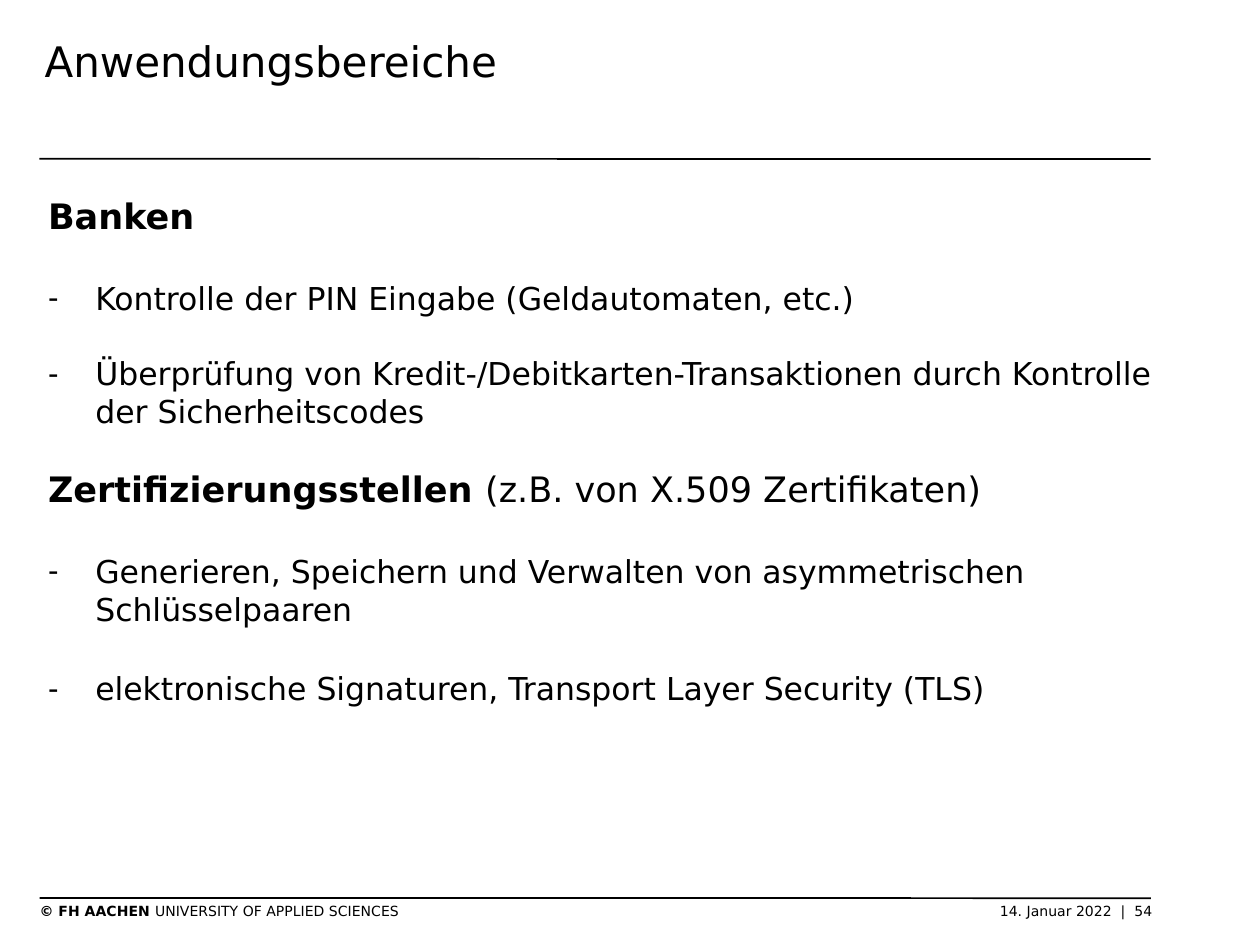
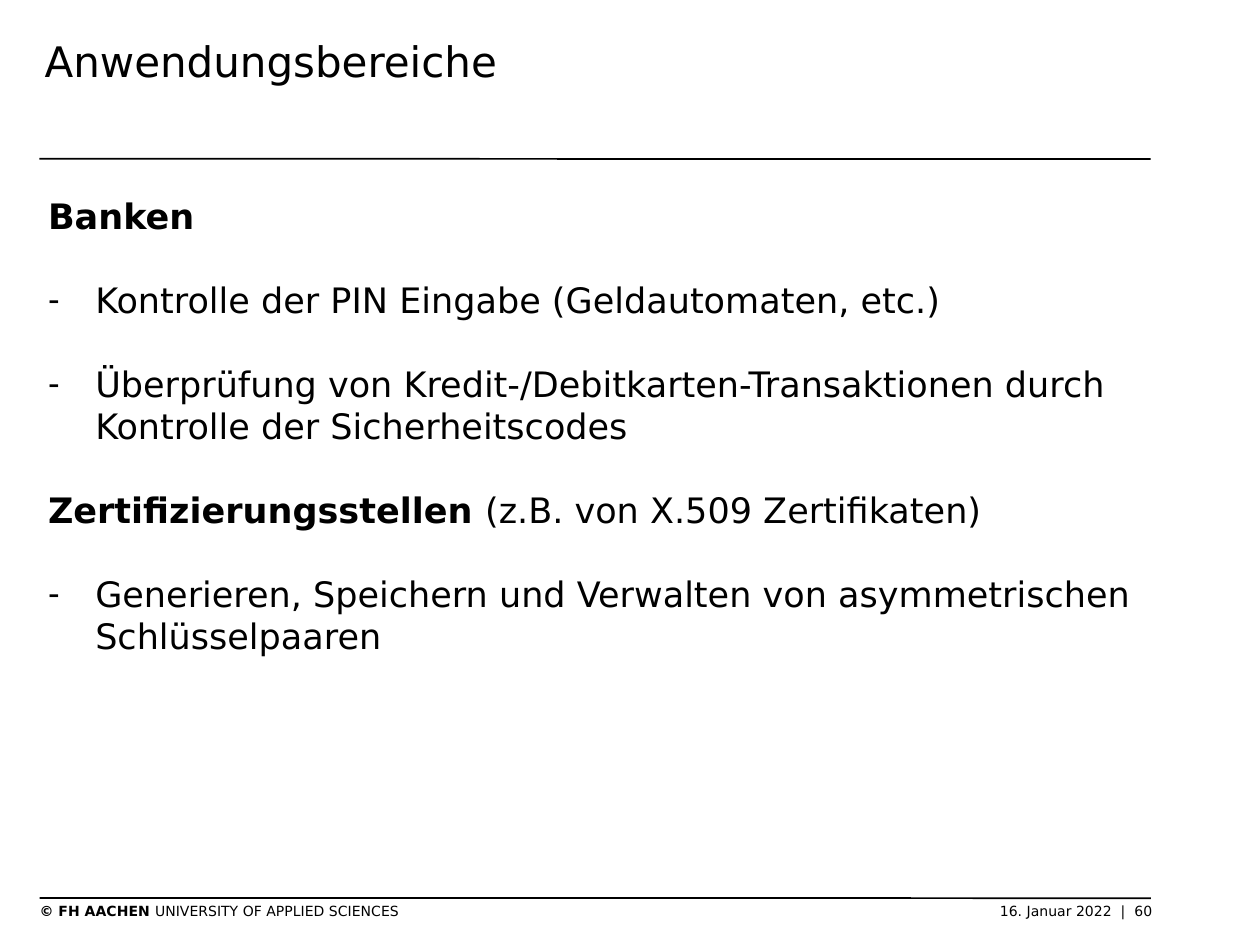
Before and after one commit to SchmickHub/Bachmann---Dahlhaus, a slide deck: slide 60 of Seitenkanal und HSM Folien.pptx (slide 54 before the commit). Drawn at 1260x945 pixels with LibreOffice and Linux fonts; fonts in the diff are those of the drawing; background and template pictures are left out. Boxes give left, top, right and bottom in pixels: in the first picture for what was removed or moved away, otherwise in the second. Text is boxed around its words. In the diff, an @@ line names an element or a change of style, - is before the commit and + after.

```diff
--- a/Seitenkanal und HSM Folien.pptx
+++ b/Seitenkanal und HSM Folien.pptx
@@ text at (95, 286, 1130, 657): size 18 to 20 pt in "Kontrolle der PIN Eingabe (Geldautomaten, etc.)", "Überprüfung von Kredit-/Debitkarten-Transaktionen durch Kont ...", "Generieren, Speichern und Verwalten von asymmetrischen Schlü ..." @@
@@ text at (95, 676, 984, 707): paragraph removed @@
-– elektronische Signaturen, Transport Layer Security (TLS)
@@ text at (58, 905, 1152, 919): text changed @@
-© FH AACHEN UNIVERSITY OF APPLIED SCIENCES 14. Januar 2022 | 54
+© FH AACHEN UNIVERSITY OF APPLIED SCIENCES 16. Januar 2022 | 60
```
Also in this commit, not shown: 20 other slides changed, 8 slides added, 2 slides removed, 5 other files.
